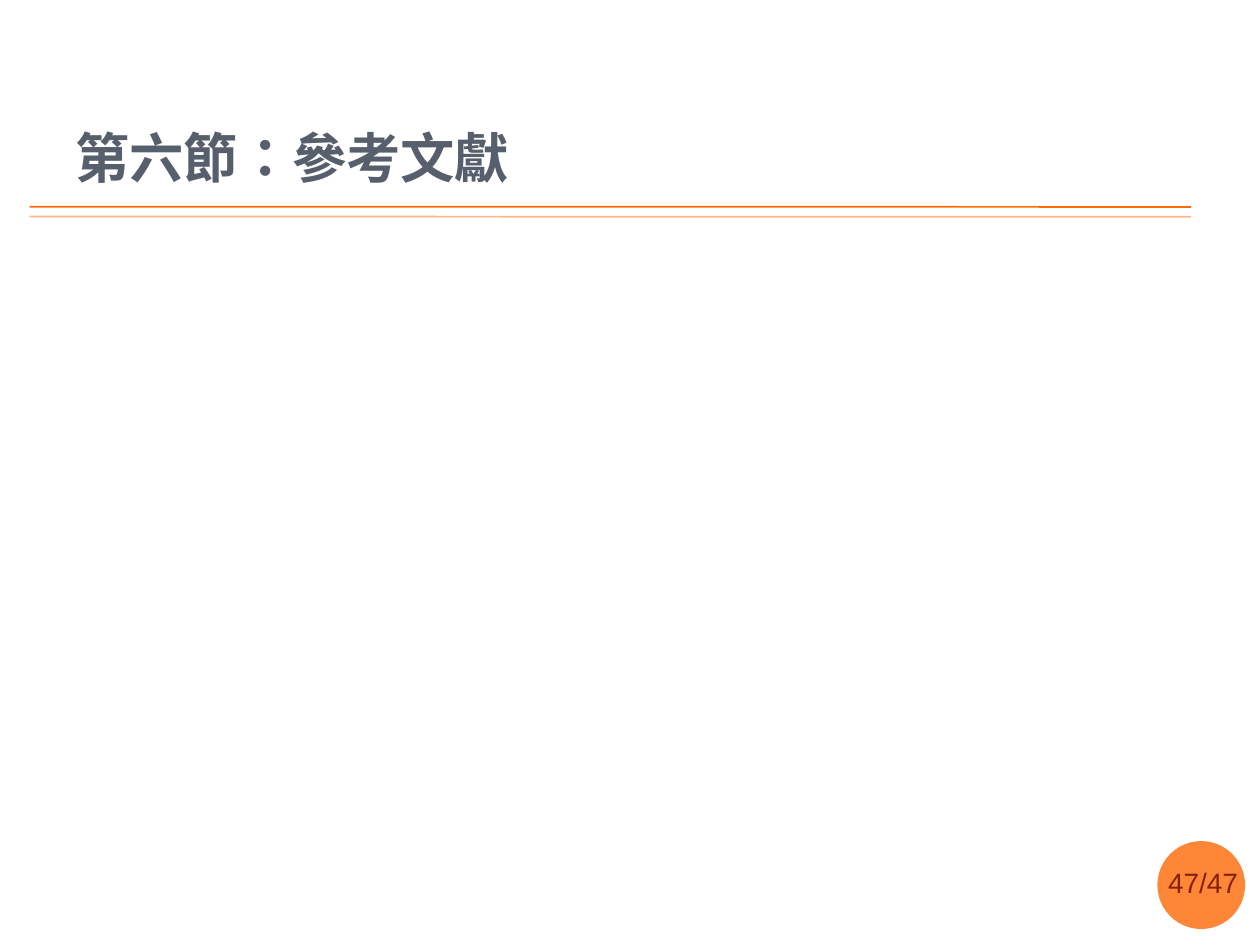
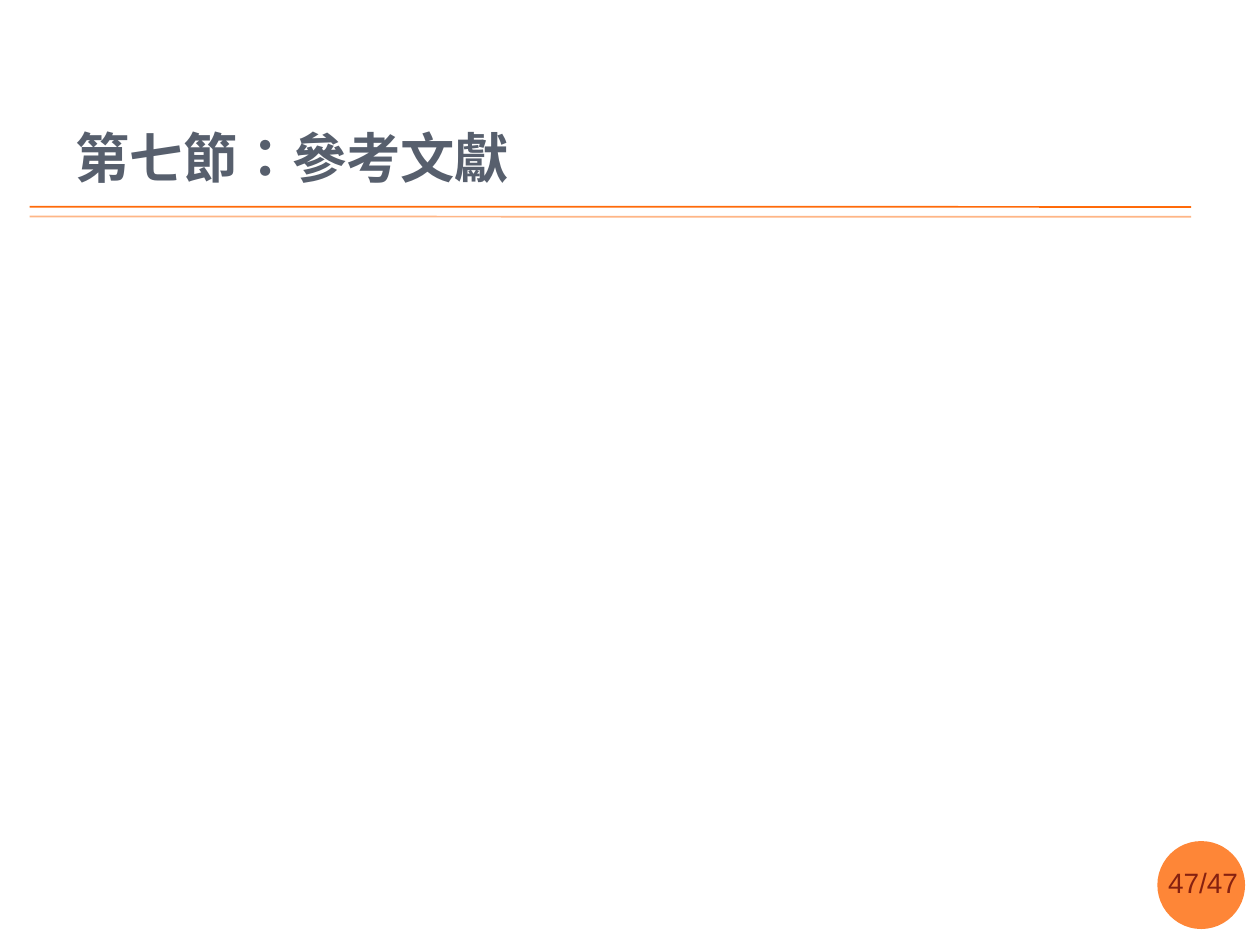
Before and after one commit to sih4sing5hong5/po3-ko3_tau5-iann2-phinn3, a slide deck: slide 47 of 翻譯報告.pptx. Drawn at 1260x945 pixels with LibreOffice and Linux fonts; fonts in the diff are those of the drawing; background and template pictures are left out. Boxes give left, top, right and bottom in pixels: in the first picture for what was removed or moved away, otherwise in the second. Text is boxed around its words. In the diff, an @@ line names an element or a change of style, - is before the commit and + after.

```diff
--- a/翻譯報告.pptx
+++ b/翻譯報告.pptx
@@ title at (75,131,509,183): text changed @@
-第六節：參考文獻
+第七節：參考文獻
```
Also in this commit, not shown: 6 other slides changed.
